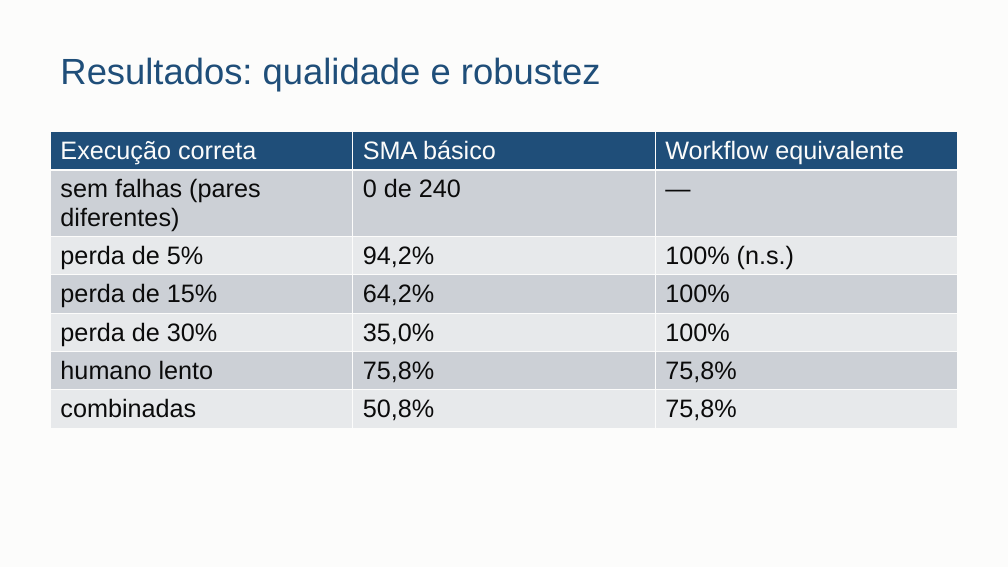
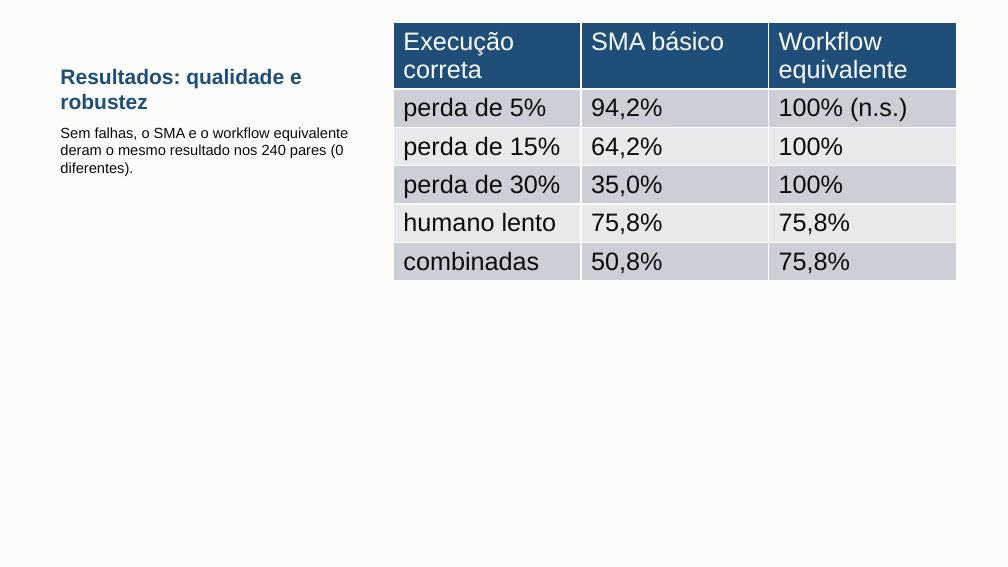
Before and after one commit to danrley-ribeiro/fin-dept-multiagents-project, a slide deck: slide 10 of entregas/dsm4/apresentacao/DSM4-apresentacao.pptx. Drawn at 1008x567 pixels with LibreOffice and Linux fonts; fonts in the diff are those of the drawing. Boxes give left, top, right and bottom in pixels: in the first picture for what was removed or moved away, otherwise in the second. Text is boxed around its words. In the diff, an @@ line names an element or a change of style, - is before the commit and + after.

```diff
--- a/entregas/dsm4/apresentacao/DSM4-apresentacao.pptx
+++ b/entregas/dsm4/apresentacao/DSM4-apresentacao.pptx
@@ title "Resultados: qualidade e robustez" at (60, 68, 302, 110): size 26 to 15 pt, bold on; vertical alignment middle to bottom @@
@@ table at (393, 22, 956, 505) @@
-row 2: sem falhas (pares diferentes) | 0 de 240 | —
@@ table: place and size @@
-table at (50, 132, 958, 506)
+table at (393, 22, 956, 505)
@@ text added at (60, 127, 349, 176), 10.5 pt, text #0B0B0B @@
+Sem falhas, o SMA e o workflow equivalente deram o mesmo resultado nos 240 pares (0 diferentes).
```
Also in this commit, not shown: 2 other slides changed, 2 slides added, 8 other files.
